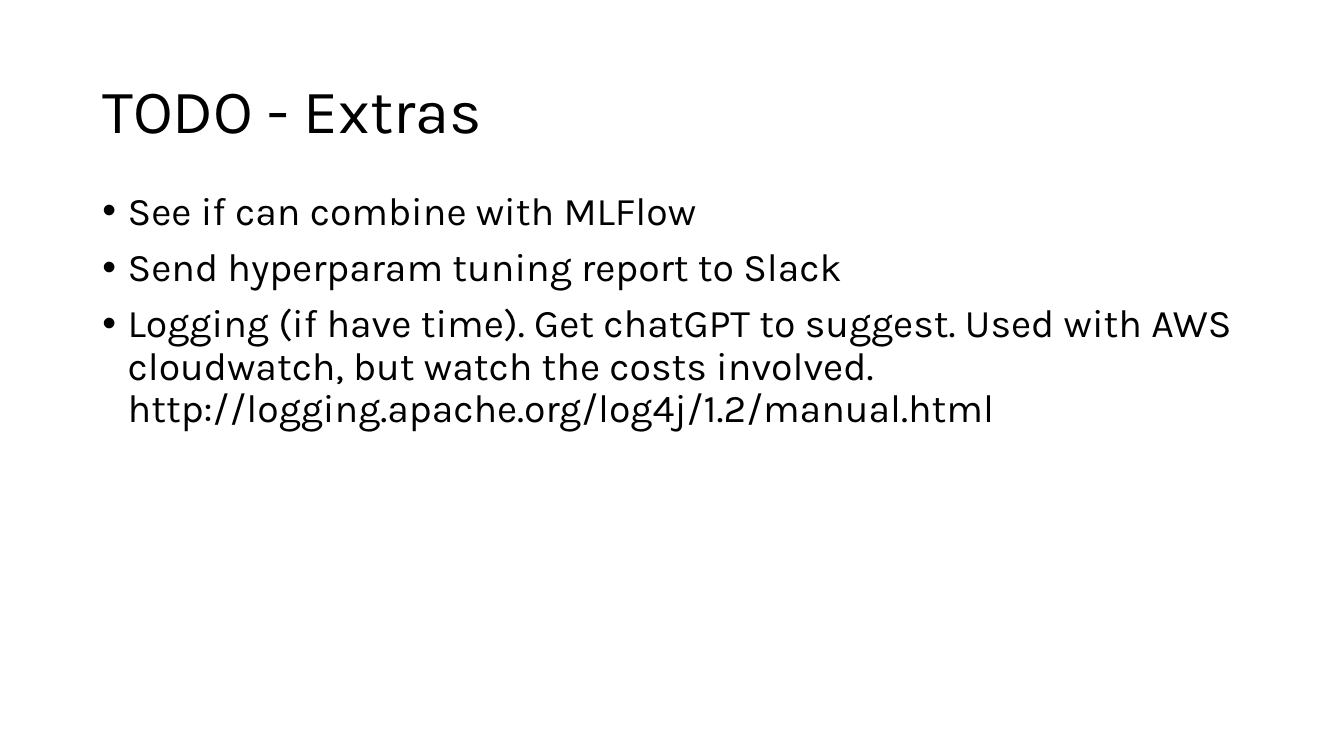
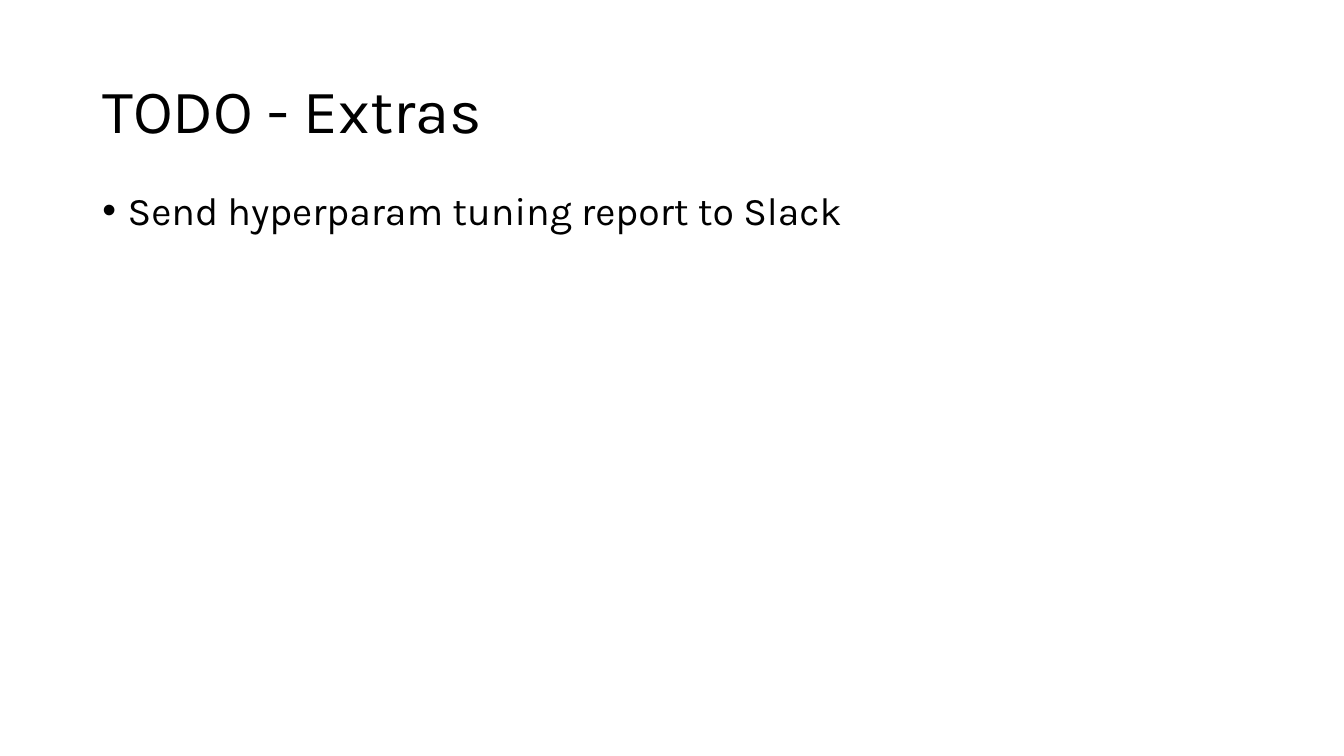
Before and after one commit to ziyu-toh/hdb-resale-prediction, a slide deck: slide 9 of docs/Architecture Overview.pptx. Drawn at 1344x756 pixels with LibreOffice and Linux fonts; fonts in the diff are those of the drawing. Boxes give left, top, right and bottom in pixels: in the first picture for what was removed or moved away, otherwise in the second. Text is boxed around its words. In the diff, an @@ line names an element or a change of style, - is before the commit and + after.

```diff
--- a/docs/Architecture Overview.pptx
+++ b/docs/Architecture Overview.pptx
@@ text at [128,198,697,226]: paragraph removed @@
-• See if can combine with MLFlow
@@ text at [128,308,1231,432]: paragraph removed @@
-• Logging (if have time). Get chatGPT to suggest. Used with AWS cloudwatch, but watch the costs involved. http://logging.apache.org/log4j/1.2/manual.html
```
Also in this commit, not shown: 4 other slides changed, 2 slides added, 1 other file.
